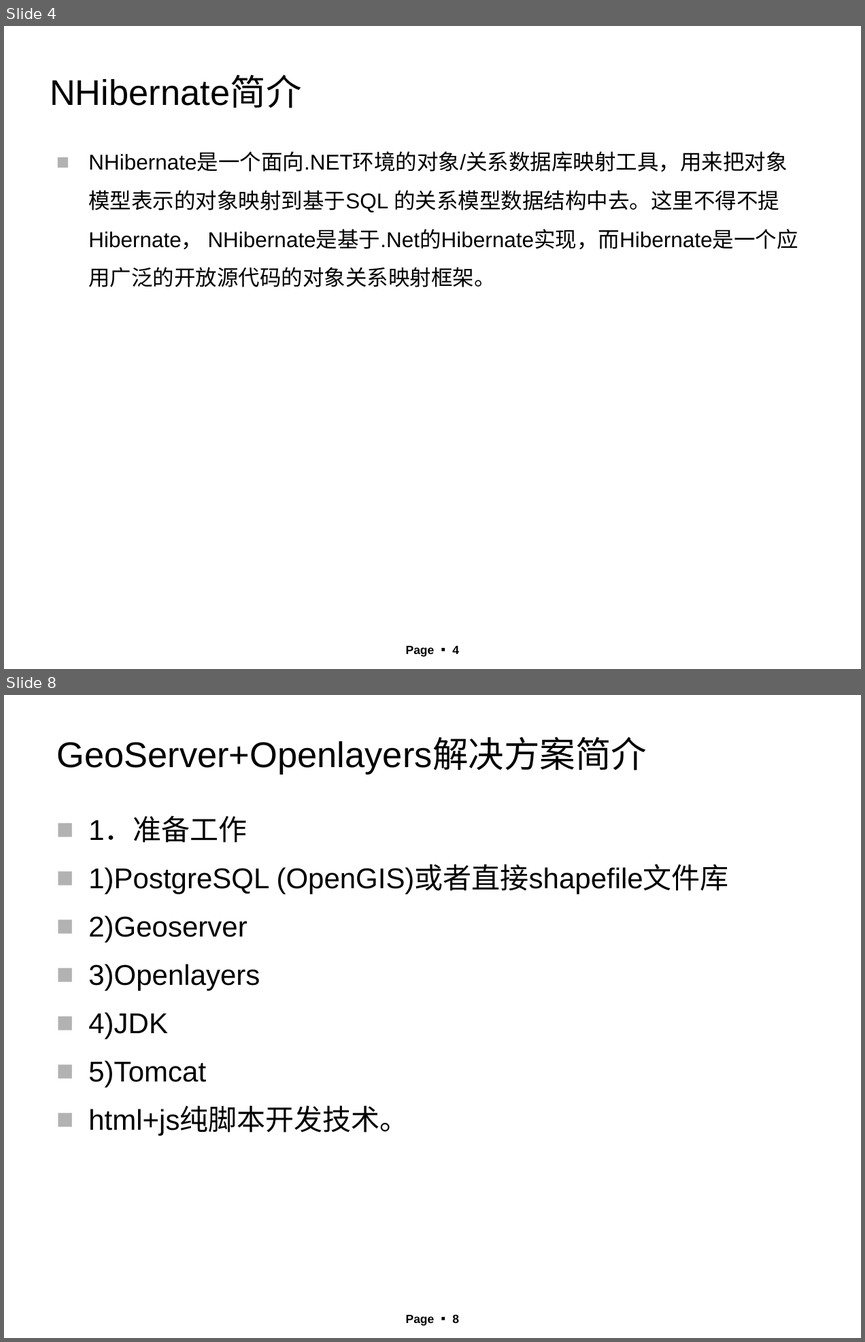
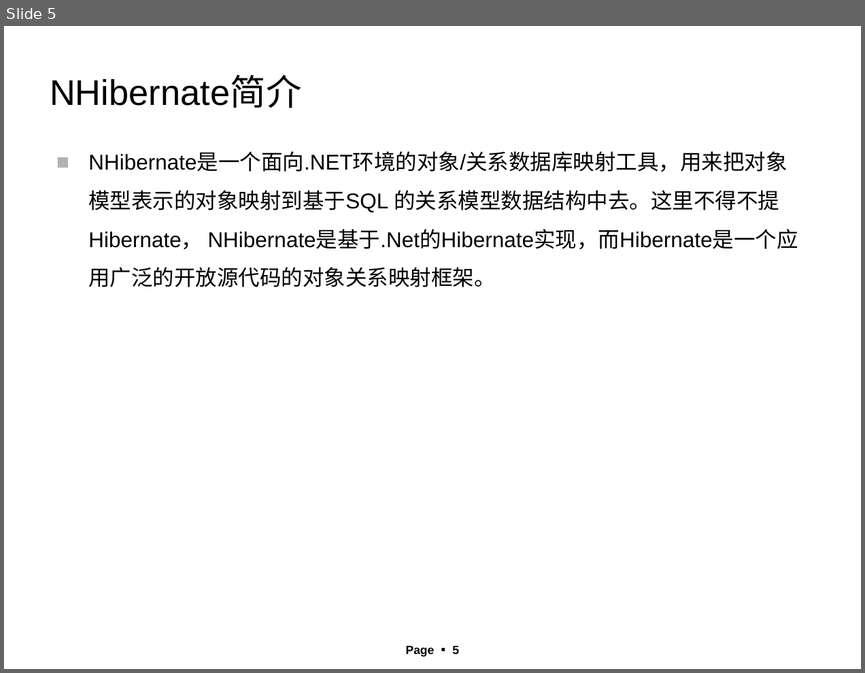
Before and after one commit to angrywindsoffice/anrgywindsPerson, a slide deck: Data Persistence Framework Pre-Research.ppt. Shown one above the other, each under a label of ours: slides 4 and 8 before the commit, slide 5 after it; the slides between them are not shown. The pictures are 865x1342 and 865x673 pixels, drawn with LibreOffice and Linux fonts; fonts in the diff are those of the drawing; background and template pictures are left out. Boxes give left, top, right and bottom in pixels: in the first picture for what was removed or moved away, otherwise in the second. Text is boxed around its words. In the diff, an @@ line names an element or a change of style, - is before the commit and + after.

```diff
--- a/Data Persistence Framework Pre-Research.ppt
+++ b/Data Persistence Framework Pre-Research.ppt
@@ slide 8 removed at (4,695,861,1338), background picture (left out); not listed: 1 template element that a slide beside it also shows @@
@@ title removed at (56,739,647,775) @@
-GeoServer+Openlayers解决方案简介
@@ text removed at (88,817,729,1135) @@
-■ 1．准备工作
-■ 1)PostgreSQL (OpenGIS)或者直接shapefile文件库
-■ 2)Geoserver
-■ 3)Openlayers
-■ 4)JDK
-■ 5)Tomcat
-■ html+js纯脚本开发技术。
@@ what was slide 4 is now slide 5 @@
@@ page number at (406,645,459,656): text changed @@
-Page ▪ 4
+Page ▪ 5
```
Also in this commit, not shown: 1 slide changed, 4 slides added, 7 other slides removed.
